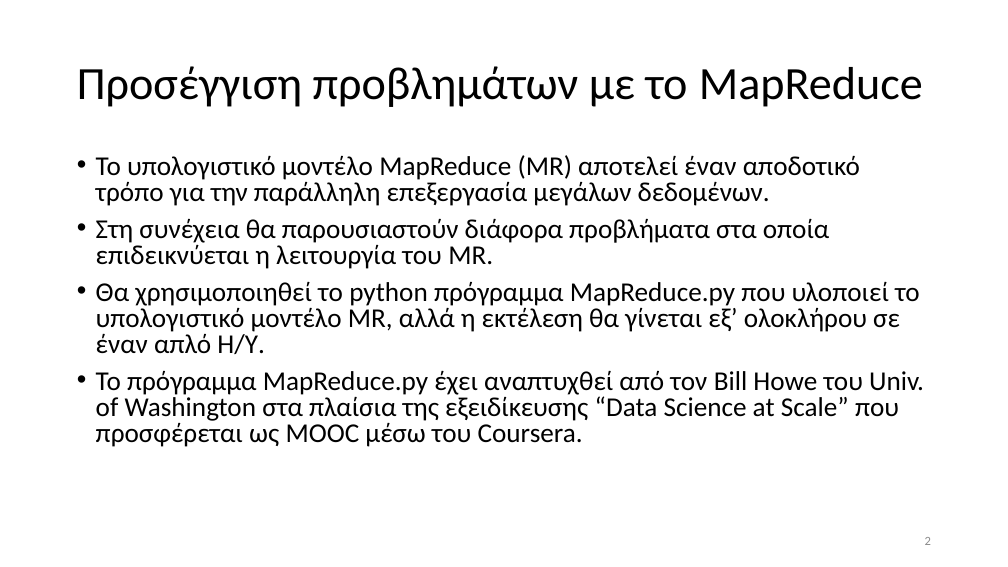
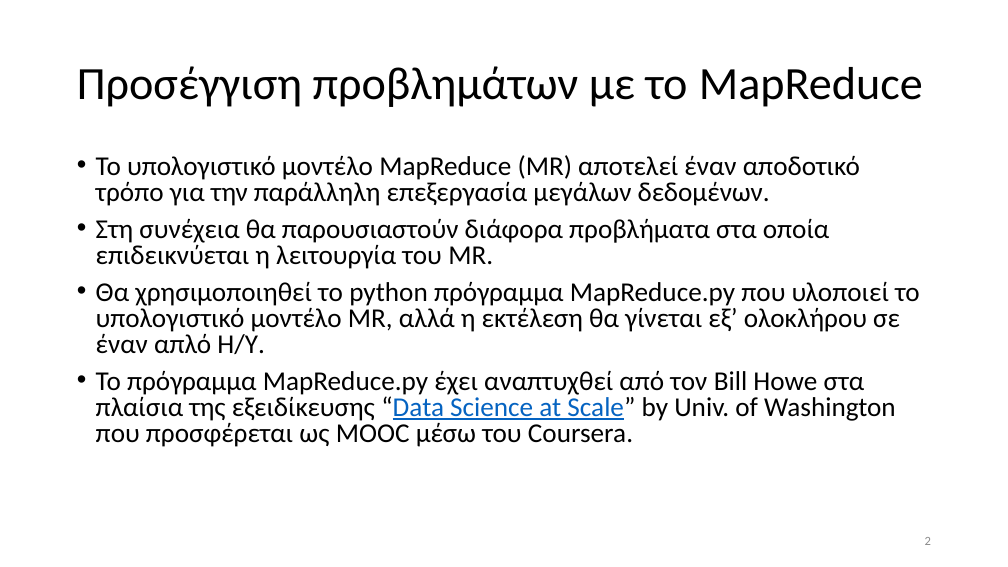
Before and after one commit to chgogos/big_data, a slide deck: slide 2 of 05. Map Reduce παραδείγματα.pptx. Drawn at 1008x567 pixels with LibreOffice and Linux fonts; fonts in the diff are those of the drawing. Boxes give left, top, right and bottom in pixels: in the first picture for what was removed or moved away, otherwise in the second. Text is boxed around its words. In the diff, an @@ line names an element or a change of style, - is before the commit and + after.

```diff
--- a/05. Map Reduce παραδείγματα.pptx
+++ b/05. Map Reduce παραδείγματα.pptx
@@ text at (96, 371, 896, 447): text changed @@
-• Το πρόγραμμα MapReduce.py έχει αναπτυχθεί από τον Bill Howe του Univ. of Washington στα πλαίσια της εξειδίκευσης “Data Science at Scale” που προσφέρεται ως MOOC μέσω του Coursera.
+• Το πρόγραμμα MapReduce.py έχει αναπτυχθεί από τον Bill Howe στα πλαίσια της εξειδίκευσης “Data Science at Scale” by Univ. of Washington που προσφέρεται ως MOOC μέσω του Coursera.
```
Also in this commit, not shown: 6 other slides changed, 7 other files.
